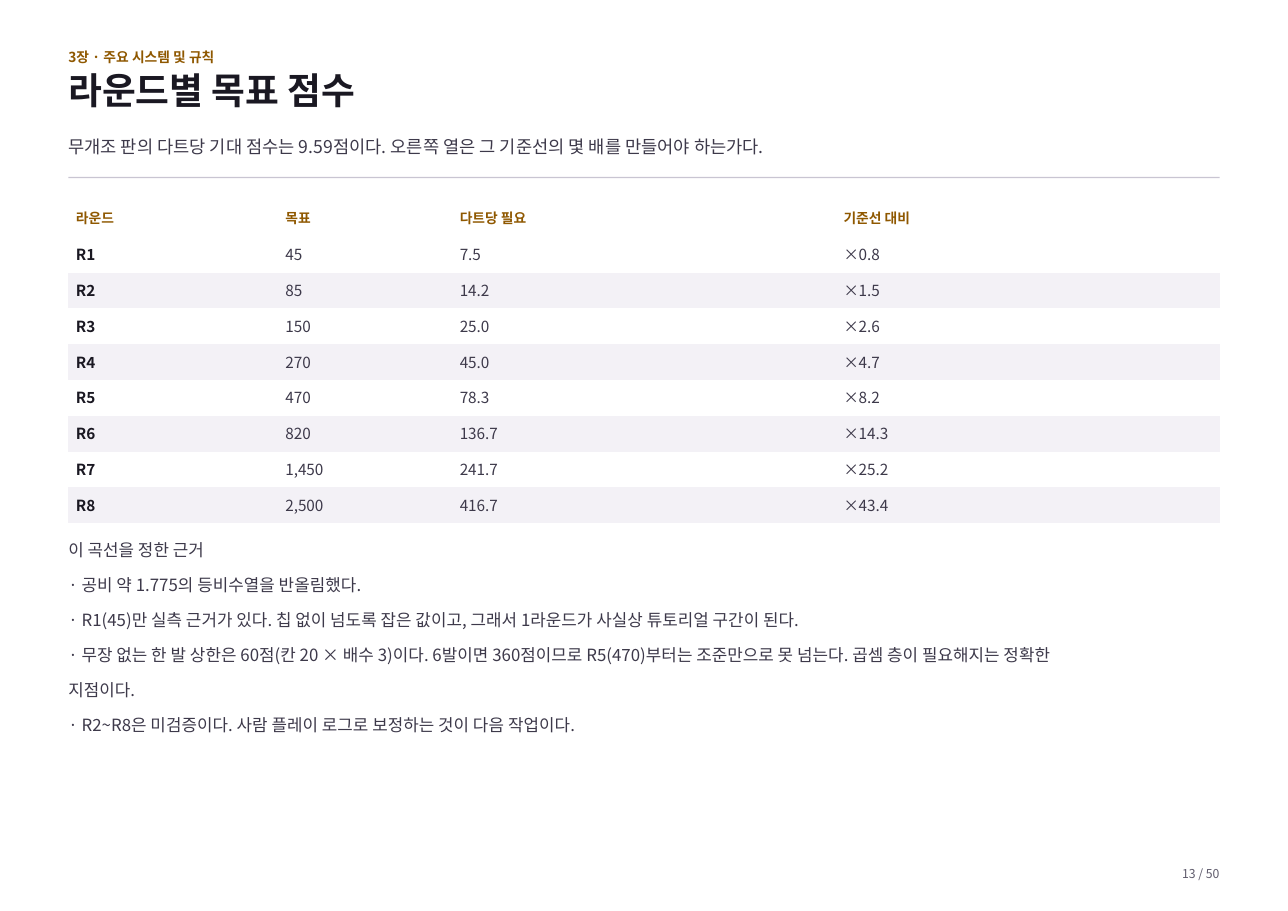
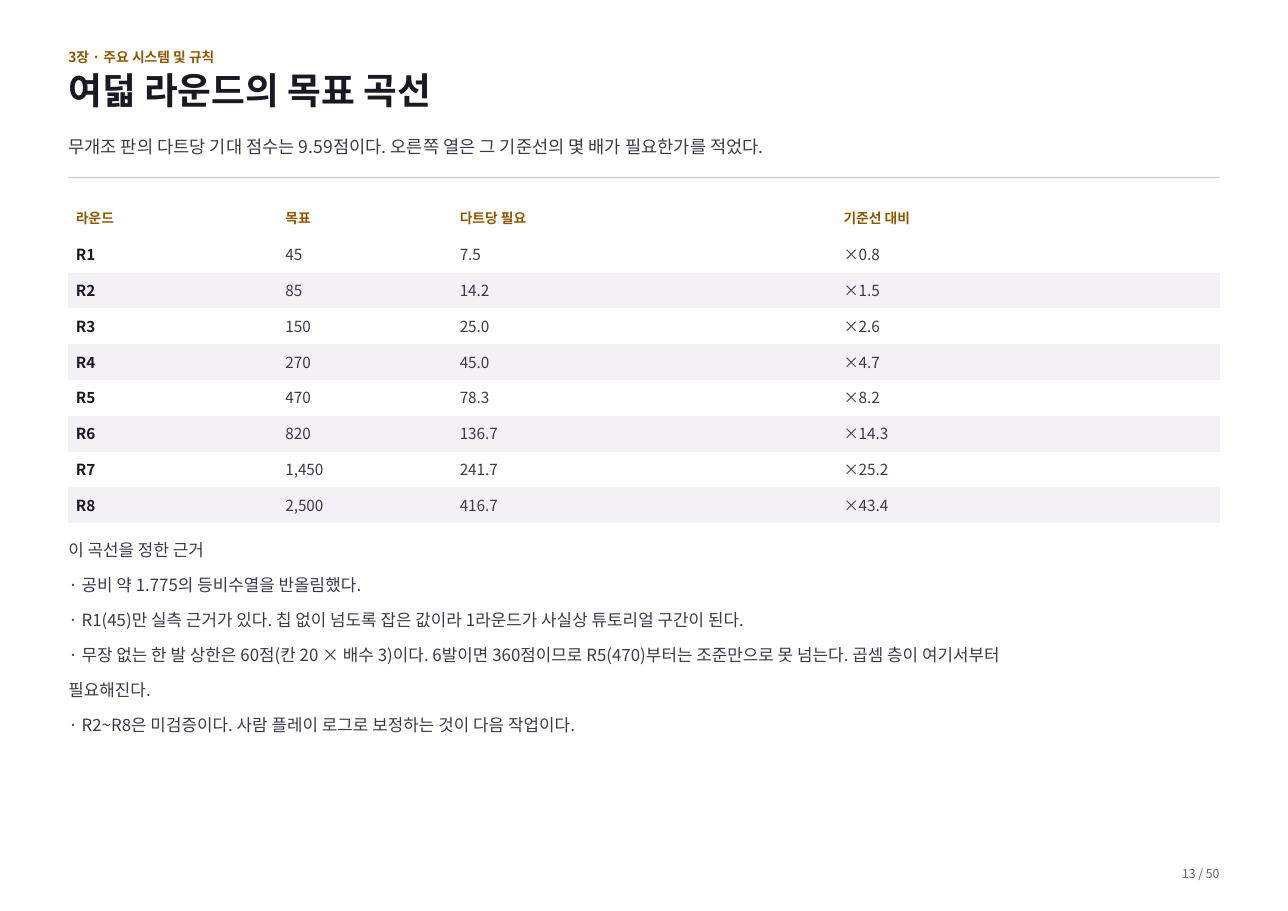
Before and after one commit to GGbong69/test-03, a slide deck: slide 13 of docs/기획서.pptx. Drawn at 1288x911 pixels with LibreOffice and Linux fonts; fonts in the diff are those of the drawing. Boxes give left, top, right and bottom in pixels: in the first picture for what was removed or moved away, otherwise in the second. Text is boxed around its words. In the diff, an @@ line names an element or a change of style, - is before the commit and + after.

```diff
--- a/docs/기획서.pptx
+++ b/docs/기획서.pptx
@@ text at (x1=68, y1=73, x2=432, y2=108): text changed @@
-라운드별 목표 점수
+여덟 라운드의 목표 곡선
@@ text at (x1=68, y1=138, x2=764, y2=155): text changed @@
-무개조 판의 다트당 기대 점수는 9.59점이다. 오른쪽 열은 그 기준선의 몇 배를 만들어야 하는가다.
+무개조 판의 다트당 기대 점수는 9.59점이다. 오른쪽 열은 그 기준선의 몇 배가 필요한가를 적었다.
@@ text at (x1=68, y1=612, x2=1000, y2=698): text changed @@
-· R1(45)만 실측 근거가 있다. 칩 없이 넘도록 잡은 값이고, 그래서 1라운드가 사실상 튜토리얼 구간이 된다.
-· 무장 없는 한 발 상한은 60점(칸 20 × 배수 3)이다. 6발이면 360점이므로 R5(470)부터는 조준만으로 못 넘는다. 곱셈 층이 필요해지는 정확한
-지점이다.
+· R1(45)만 실측 근거가 있다. 칩 없이 넘도록 잡은 값이라 1라운드가 사실상 튜토리얼 구간이 된다.
+· 무장 없는 한 발 상한은 60점(칸 20 × 배수 3)이다. 6발이면 360점이므로 R5(470)부터는 조준만으로 못 넘는다. 곱셈 층이 여기서부터
+필요해진다.
```
Also in this commit, not shown: 43 other slides changed, 2 other files.
